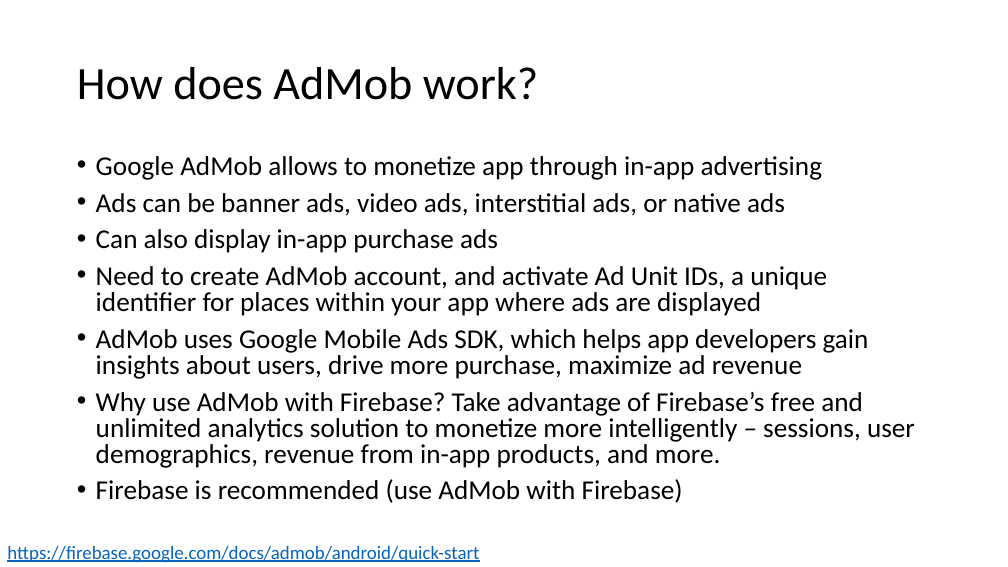
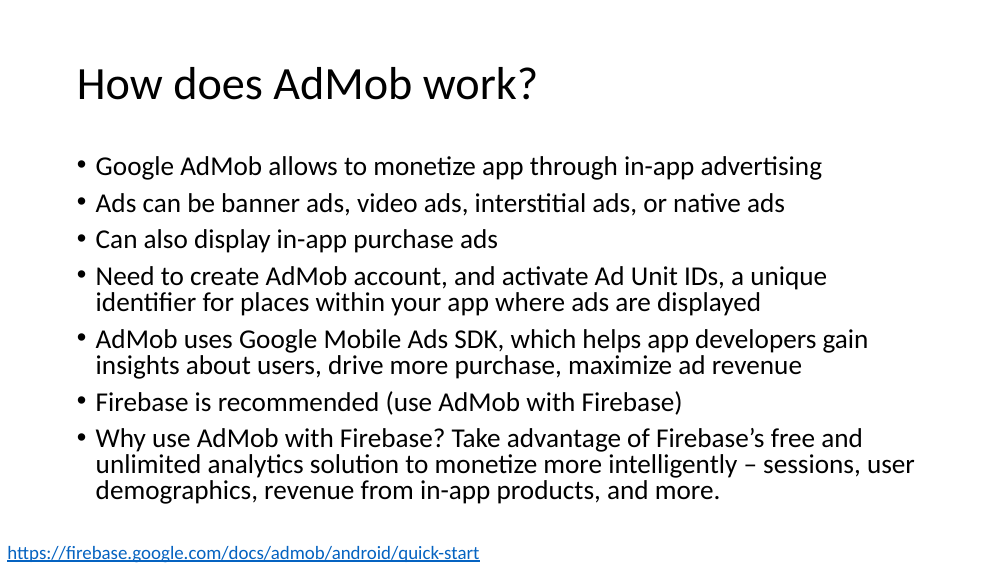
Before and after one commit to russellu/cs230, a slide deck: slide 21 of Lecture_15.pptx. Drawn at 1008x567 pixels with LibreOffice and Linux fonts; fonts in the diff are those of the drawing. Boxes give left, top, right and bottom in pixels: in the first picture for what was removed or moved away, otherwise in the second. Text is boxed around its words. In the diff, an @@ line names an element or a change of style, - is before the commit and + after.

Commit message:
add

```diff
--- a/Lecture_15.pptx
+++ b/Lecture_15.pptx
@@ text at box(96, 391, 683, 415): paragraph added @@
+• Firebase is recommended (use AdMob with Firebase)
@@ text at box(96, 479, 683, 503): paragraph removed @@
-• Firebase is recommended (use AdMob with Firebase)
```
Also in this commit, not shown: 2 other slides changed.
